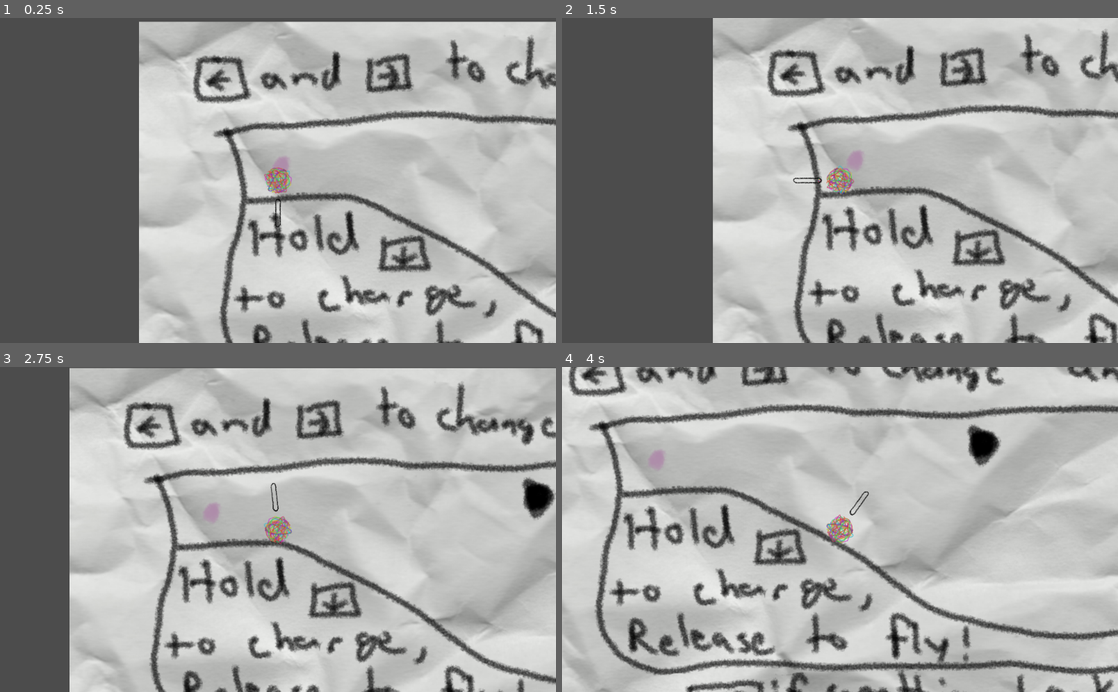
Above: before the commit, frames 1-4 (two rows, left to right).
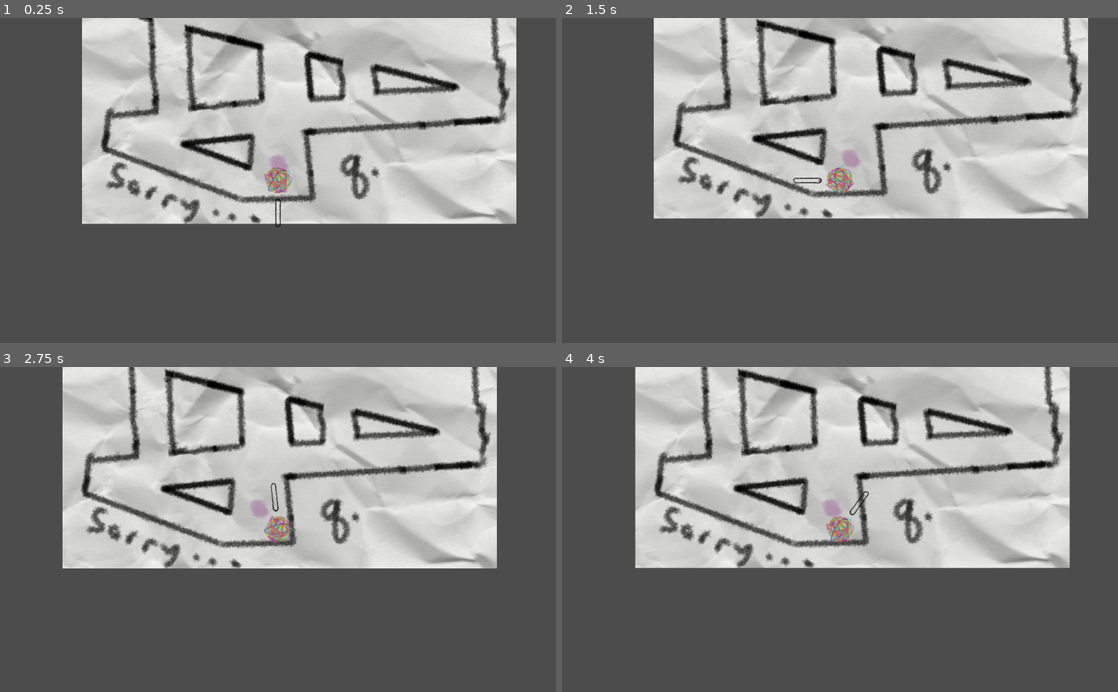
Above: after the commit, the same moments.

Repository: Nihlcorg/Ludwig-Jam
Game: Godot game, scene res://PongRoot.tscn
Same seed, same stepped clock (60 frames per second), same inputs: the game is played once before the commit and once after it. A sky picture missing from this copy of the repository is replaced by a grey-blue gradient.
Inputs (mouse positions are in pixels of both pictures, inside the frame that each line leads up to):
- Up to frame 1 (0.25 s): no input
- Up to frame 2 (1.5 s): move the mouse to (962, 164) at 0.52 s; hold Right (ui_right) 0.53-1.28 s; click (962, 164) at 0.67 s; move the mouse to (728, 196) at 1.27 s; hold Down (ui_down) from 1.28 s (still down)
- Up to frame 3 (2.75 s): move the mouse to (333, 458) at 2.02 s; release Down (ui_down) at 2.03 s; hold Right (ui_right) from 2.03 s (still down)
- Up to frame 4 (4 s): move the mouse to (812, 594) at 2.77 s; click (812, 594) at 2.92 s; move the mouse to (1006, 578) at 3.52 s; release Right (ui_right) at 3.53 s; hold Left (ui_left) from 3.53 s (still down)

The runs differ from the first frame. In frame 1, 55% of the frame differs, in the area x 14-100%, y 0-100%; in frame 2, 53%; in frame 3, 58%; in frame 4, 69%, in the area x 0-100%, y 0-100%.

Commit message:
menu art / setup

Diff:
--- /dev/null
+++ b/Global.gd
@@ -0,0 +1,6 @@
+extends Node
+
+var soundVolume = 0
+var musicVolume = 0
+
+enum CONTROLS {NORMAL, INVERTED}
--- /dev/null
+++ b/Global.tscn
@@ -0,0 +1,6 @@
+[gd_scene load_steps=2 format=2]
+
+[ext_resource path="res://Global.gd" type="Script" id=1]
+
+[node name="Global" type="Node"]
+script = ExtResource( 1 )
--- a/PongRoot.tscn
+++ b/PongRoot.tscn
@@ -34,8 +34,8 @@
 absorbent = true
 
 [sub_resource type="CapsuleShape2D" id=2]
-radius = 16.6266
-height = 16.2588
+radius = 10.3054
+height = 0.0
 
 [sub_resource type="PhysicsMaterial" id=3]
 bounce = 0.5
@@ -122,10 +122,21 @@
 absorbent = true
 
 [sub_resource type="CapsuleShape2D" id=26]
-radius = 25.1965
+radius = 10.8917
 height = 0.0
 
 [sub_resource type="CircleShape2D" id=27]
+radius = 16.6305
+
+[sub_resource type="PhysicsMaterial" id=28]
+bounce = 0.5
+absorbent = true
+
+[sub_resource type="CapsuleShape2D" id=29]
+radius = 11.3181
+height = 0.0
+
+[sub_resource type="CircleShape2D" id=30]
 radius = 16.6305
 
 [sub_resource type="PhysicsMaterial" id=31]
@@ -133,7 +144,7 @@
 absorbent = true
 
 [sub_resource type="CapsuleShape2D" id=32]
-radius = 11.3181
+radius = 25.1965
 height = 0.0
 
 [sub_resource type="CircleShape2D" id=33]
@@ -144,21 +155,10 @@
 absorbent = true
 
 [sub_resource type="CapsuleShape2D" id=35]
-radius = 25.1965
-height = 0.0
-
-[sub_resource type="CircleShape2D" id=36]
-radius = 16.6305
-
-[sub_resource type="PhysicsMaterial" id=28]
-bounce = 0.5
-absorbent = true
-
-[sub_resource type="CapsuleShape2D" id=29]
 radius = 11.6789
 height = 12.1862
 
-[sub_resource type="CircleShape2D" id=30]
+[sub_resource type="CircleShape2D" id=36]
 radius = 16.6305
 
 [sub_resource type="PhysicsMaterial" id=37]
@@ -174,13 +174,13 @@
 
 [node name="Sprite" type="Sprite" parent="."]
 show_behind_parent = true
-position = Vector2( 2047.73, 1286.43 )
+position = Vector2( 2046.34, 1285.64 )
 scale = Vector2( 1.01227, 0.918094 )
 z_index = -1
 texture = ExtResource( 28 )
 
 [node name="Billiard" parent="." instance=ExtResource( 6 )]
-position = Vector2( 1560.95, 1075.48 )
+position = Vector2( 415.608, 805.234 )
 collision_layer = 524288
 collision_mask = 524287
 gravity_scale = 10.0
@@ -2071,7 +2071,7 @@
 
 [node name="CollisionShape2D" type="CollisionShape2D" parent="o/Goal"]
 rotation = -1.71391
-shape = SubResource( 35 )
+shape = SubResource( 32 )
 __meta__ = {
 "_edit_lock_": true
 }
@@ -2343,7 +2343,6 @@
 [node name="MusicPlayer" type="AudioStreamPlayer" parent="."]
 stream = ExtResource( 15 )
 volume_db = -15.0
-autoplay = true
 
 [node name="GoalPlayer" type="AudioStreamPlayer" parent="."]
 stream = ExtResource( 16 )
--- a/Root.gd
+++ b/Root.gd
@@ -10,7 +10,7 @@
 onready var goalPlayer = $GoalPlayer
 onready var fallPlayer = $FallPlayer
 onready var contact = $Contact
-onready var active_level = levels[COLLISION.a]
+onready var active_level = levels[COLLISION.q]
 onready var cage = $cage
 
 #var fall_sound = preload('res://sounds/zapsplat_cartoon_descend_wobble_low_pitched_71601.mp3')
@@ -20,8 +20,9 @@
 #	$Flippers.follow = billiard
 #	contact.fallStreak = 5
 	contact.link = billiard
+	billiard.global_position = active_level.checkpoint.global_position
 	contact.connect('slap', billiard, 'apply_central_impulse')
-	levels[COLLISION.a].arrive()
+	active_level.arrive()
 	for level in levels:
 		level.connect('fall', self, 'move_down')
 		level.connect('goal', self, 'move_up')
@@ -65,8 +66,8 @@
 func _unhandled_input(event):
 	if event.is_action_pressed("ui_focus_next"):
 #		print('point')
-		checkpoint()
-#		cheat()
+#		checkpoint()
+		cheat()
 
 func checkpoint():
 	print('point')
--- /dev/null
+++ b/Settings.gd
@@ -0,0 +1,18 @@
+extends Control
+
+onready var tree = get_tree()
+
+func _on_QuitBtn_pressed():
+	tree.call_group('audio', 'set_visible', false)
+	tree.call_group('controls', 'set_visible', false)
+	tree.call_group('quit', 'set_visible', true)
+
+func _on_ControlBtn_pressed():
+	tree.call_group('audio', 'set_visible', false)
+	tree.call_group('controls', 'set_visible', true)
+	tree.call_group('quit', 'set_visible', false)
+
+func _on_AudioBtn_pressed():
+	tree.call_group('audio', 'set_visible', true)
+	tree.call_group('controls', 'set_visible', false)
+	tree.call_group('quit', 'set_visible', false)
--- /dev/null
+++ b/Settings.tscn
@@ -0,0 +1,196 @@
+[gd_scene load_steps=20 format=2]
+
+[ext_resource path="res://art/audio button.png" type="Texture" id=1]
+[ext_resource path="res://art/audio button focus.png" type="Texture" id=2]
+[ext_resource path="res://art/control button.png" type="Texture" id=3]
+[ext_resource path="res://art/control button focus.png" type="Texture" id=4]
+[ext_resource path="res://art/quit button.png" type="Texture" id=5]
+[ext_resource path="res://art/quit button focus.png" type="Texture" id=6]
+[ext_resource path="res://art/grabber.png" type="Texture" id=7]
+[ext_resource path="res://art/slider.png" type="Texture" id=8]
+[ext_resource path="res://art/inverted label.png" type="Texture" id=9]
+[ext_resource path="res://art/checked.png" type="Texture" id=10]
+[ext_resource path="res://art/sound label.png" type="Texture" id=11]
+[ext_resource path="res://art/un checked.png" type="Texture" id=12]
+[ext_resource path="res://art/music label.png" type="Texture" id=13]
+[ext_resource path="res://art/just quit.png" type="Texture" id=14]
+[ext_resource path="res://art/save quit.png" type="Texture" id=15]
+[ext_resource path="res://Settings.gd" type="Script" id=16]
+
+[sub_resource type="StyleBoxTexture" id=5]
+texture = ExtResource( 8 )
+region_rect = Rect2( 0, 0, 229, 83 )
+
+[sub_resource type="StyleBoxEmpty" id=6]
+
+[sub_resource type="StyleBoxEmpty" id=7]
+
+[node name="Settings" type="Control"]
+anchor_right = 1.0
+anchor_bottom = 1.0
+margin_left = 0.396851
+margin_right = 0.396851
+script = ExtResource( 16 )
+__meta__ = {
+"_edit_lock_": true,
+"_edit_use_anchors_": false
+}
+
+[node name="Panel" type="Panel" parent="."]
+visible = false
+show_behind_parent = true
+margin_left = 1.19843
+margin_top = -2.0
+margin_right = 815.198
+margin_bottom = 486.0
+__meta__ = {
+"_edit_use_anchors_": false
+}
+
+[node name="AudioBtn" type="TextureButton" parent="."]
+margin_left = 53.7401
+margin_top = 31.1127
+margin_right = 249.74
+margin_bottom = 101.113
+texture_normal = ExtResource( 1 )
+texture_focused = ExtResource( 2 )
+__meta__ = {
+"_edit_lock_": true,
+"_edit_use_anchors_": false
+}
+
+[node name="ControlBtn" type="TextureButton" parent="."]
+margin_left = 44.9872
+margin_top = 143.105
+margin_right = 273.987
+margin_bottom = 226.105
+texture_normal = ExtResource( 3 )
+texture_focused = ExtResource( 4 )
+__meta__ = {
+"_edit_lock_": true,
+"_edit_use_anchors_": false
+}
+
+[node name="QuitBtn" type="TextureButton" parent="."]
+margin_left = 29.3927
+margin_top = 275.087
+margin_right = 258.393
+margin_bottom = 358.087
+texture_normal = ExtResource( 5 )
+texture_focused = ExtResource( 6 )
+__meta__ = {
+"_edit_lock_": true,
+"_edit_use_anchors_": false
+}
+
+[node name="justquit" type="TextureButton" parent="." groups=[
+"quit",
+]]
+visible = false
+margin_left = 416.48
+margin_top = 233.72
+margin_right = 651.48
+margin_bottom = 336.72
+texture_normal = ExtResource( 14 )
+__meta__ = {
+"_edit_lock_": true,
+"_edit_use_anchors_": false
+}
+
+[node name="savequit" type="TextureButton" parent="." groups=[
+"quit",
+]]
+visible = false
+margin_left = 420.723
+margin_top = 66.1378
+margin_right = 655.723
+margin_bottom = 169.138
+texture_normal = ExtResource( 15 )
+__meta__ = {
+"_edit_lock_": true,
+"_edit_use_anchors_": false
+}
+
+[node name="SoundBox" type="HBoxContainer" parent="." groups=[
+"audio",
+]]
+visible = false
+margin_left = 330.179
+margin_top = 64.4467
+margin_right = 792.179
+margin_bottom = 147.447
+__meta__ = {
+"_edit_lock_": true,
+"_edit_use_anchors_": false
+}
+
+[node name="TextureRect" type="TextureRect" parent="SoundBox"]
+margin_right = 229.0
+margin_bottom = 83.0
+texture = ExtResource( 11 )
+
+[node name="SoundSlider" type="HSlider" parent="SoundBox"]
+margin_left = 233.0
+margin_right = 462.0
+margin_bottom = 83.0
+custom_icons/grabber_highlight = ExtResource( 7 )
+custom_icons/grabber = ExtResource( 7 )
+custom_styles/slider = SubResource( 5 )
+custom_styles/grabber_area_highlight = SubResource( 6 )
+custom_styles/grabber_area = SubResource( 7 )
+step = 25.0
+__meta__ = {
+"_edit_use_anchors_": false
+}
+
+[node name="MusicBox" type="HBoxContainer" parent="." groups=[
+"audio",
+]]
+margin_left = 330.227
+margin_top = 231.457
+margin_right = 792.227
+margin_bottom = 314.457
+__meta__ = {
+"_edit_lock_": true,
+"_edit_use_anchors_": false
+}
+
+[node name="TextureRect" type="TextureRect" parent="MusicBox"]
+margin_right = 229.0
+margin_bottom = 83.0
+texture = ExtResource( 13 )
+
+[node name="MusicSlider" type="HSlider" parent="MusicBox"]
+margin_left = 233.0
+margin_right = 462.0
+margin_bottom = 83.0
+custom_icons/grabber_highlight = ExtResource( 7 )
+custom_icons/grabber = ExtResource( 7 )
+custom_styles/slider = SubResource( 5 )
+custom_styles/grabber_area_highlight = SubResource( 6 )
+custom_styles/grabber_area = SubResource( 7 )
+step = 25.0
+value = 50.0
+__meta__ = {
+"_edit_use_anchors_": false
+}
+
+[node name="CheckButton" type="CheckButton" parent="." groups=[
+"controls",
+]]
+visible = false
+margin_left = 370.874
+margin_top = 73.5052
+margin_right = 699.874
+margin_bottom = 164.505
+custom_icons/off = ExtResource( 12 )
+custom_icons/on = ExtResource( 10 )
+icon = ExtResource( 9 )
+__meta__ = {
+"_edit_lock_": true,
+"_edit_use_anchors_": false
+}
+
+[connection signal="pressed" from="AudioBtn" to="." method="_on_AudioBtn_pressed"]
+[connection signal="pressed" from="ControlBtn" to="." method="_on_ControlBtn_pressed"]
+[connection signal="pressed" from="QuitBtn" to="." method="_on_QuitBtn_pressed"]
--- a/default_bus_layout.tres
+++ b/default_bus_layout.tres
@@ -1,3 +1,4 @@
 [gd_resource type="AudioBusLayout" format=2]
 
 [resource]
+bus/0/volume_db = 1.06049
--- a/project.godot
+++ b/project.godot
@@ -13,6 +13,11 @@
 config/name="lud_jam_test"
 run/main_scene="res://PongRoot.tscn"
 config/icon="res://icon.png"
+
+[autoload]
+
+Global="*res://Global.tscn"
+Settings="*res://Settings.tscn"
 
 [input]
 
Not shown: 17 places in PongRoot.tscn that only renumber resources
Binary file added: art/audio button focus.png
Not shown, added: art/audio button focus.png.import
Binary file added: art/audio button.png
Not shown, added: art/audio button.png.import
Binary file added: art/checked.png
Not shown, added: art/checked.png.import
Binary file added: art/control button focus.png
Not shown, added: art/control button focus.png.import
Binary file added: art/control button.png
Not shown, added: art/control button.png.import
Binary file added: art/grabber.png
(and 21 more such lines)
